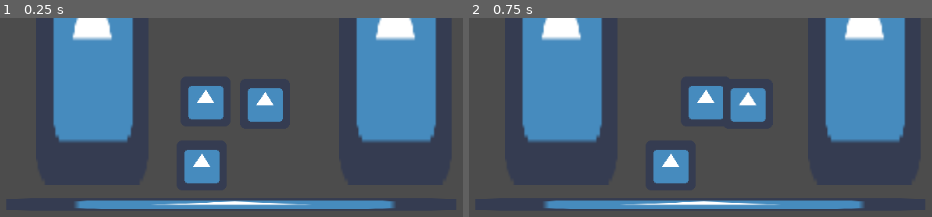
Above: before the commit, frames 1-2 (left to right).
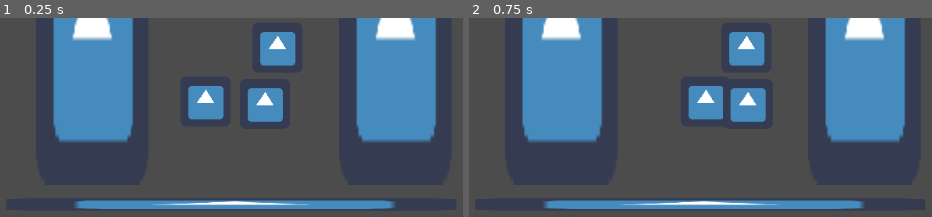
Above: after the commit, the same moments.

Repository: JosueAPF/Godot_movimiento2D
Game: Godot game, scene res://Main.tscn
The game is run twice, just before and just after one commit, with the same random seed, the same clock (stepped at 60 frames per second) and the same inputs. The engine's default icon, where the game draws it, is replaced by a stand-in: a white triangle on a blue panel in a dark square.
Inputs:
- Up to frame 1 (0.25 s): no input
- Up to frame 2 (0.75 s): tap Enter at 0.5 s; hold Right (ui_right) from 0.53 s (still down)

The runs differ from the first frame. In frame 1, 2.6% of the frame differs, in the area x 39-64%, y 7-84%; in frame 2, 2.6%.

Commit message:
Update en general

Diff:
--- a/Main.tscn
+++ b/Main.tscn
@@ -1,7 +1,9 @@
-[gd_scene load_steps=6 format=2]
+[gd_scene load_steps=8 format=2]
 
 [ext_resource path="res://Player.gd" type="Script" id=1]
 [ext_resource path="res://icon.png" type="Texture" id=2]
+[ext_resource path="res://bloque_dinamico.gd" type="Script" id=3]
+[ext_resource path="res://tiempo_bloque.gd" type="Script" id=4]
 
 [sub_resource type="RectangleShape2D" id=1]
 extents = Vector2( 31.5, 31.5 )
@@ -32,21 +34,27 @@
 limit_top = -200000000
 smoothing_enabled = true
 
-[node name="bloque" type="RigidBody2D" parent="."]
-position = Vector2( 200, 127 )
+[node name="bloque_timer" type="RigidBody2D" parent="."]
+position = Vector2( 297, -24 )
 mass = 1.02041
 gravity_scale = 0.0
+script = ExtResource( 4 )
 
-[node name="Sprite" type="Sprite" parent="bloque"]
+[node name="Sprite" type="Sprite" parent="bloque_timer"]
 texture = ExtResource( 2 )
 
-[node name="CollisionShape2D" type="CollisionShape2D" parent="bloque"]
+[node name="CollisionShape2D" type="CollisionShape2D" parent="bloque_timer"]
 position = Vector2( -0.5, 1 )
 shape = SubResource( 2 )
+
+[node name="Timer" type="Timer" parent="bloque_timer"]
+wait_time = 10.0
+one_shot = true
 
 [node name="bloque2" type="RigidBody2D" parent="."]
 position = Vector2( 281, 48 )
 gravity_scale = 0.0
+script = ExtResource( 3 )
 
 [node name="Sprite" type="Sprite" parent="bloque2"]
 texture = ExtResource( 2 )
--- /dev/null
+++ b/bloque_dinamico.gd
@@ -0,0 +1,7 @@
+extends RigidBody2D
+
+const MAX_SPEED = 100
+
+func _integrate_forces(state):
+	if linear_velocity.length() > MAX_SPEED:
+		linear_velocity = linear_velocity.normalized() * MAX_SPEED
--- /dev/null
+++ b/grab_block.gd
@@ -0,0 +1,24 @@
+extends KinematicBody2D
+
+var grabbableBlock = null
+
+func _ready():
+	$Area2D.connect("body_entered", self, "_on_Area2D_body_entered")
+	$Area2D.connect("body_exited", self, "_on_Area2D_body_exited")
+	Input.set_mouse_mode(Input.MOUSE_MODE_CAPTURED) # Capturar el mouse para evitar que se salga
+
+func _process(delta):
+	if Input.is_action_just_pressed("grab_block"):
+		if grabbableBlock:
+			grabbableBlock.grabbed = true
+	elif Input.is_action_just_released("grab_block"):
+		if grabbableBlock:
+			grabbableBlock.grabbed = false
+
+func _on_Area2D_body_entered(body):
+	if body.is_in_group("Grabbable"):
+		grabbableBlock = body
+
+func _on_Area2D_body_exited(body):
+	if body == grabbableBlock:
+		grabbableBlock = null
--- /dev/null
+++ b/interaccion_bloque.gd
@@ -0,0 +1,17 @@
+extends RigidBody2D
+
+var grabbed = false
+
+func _process(delta):
+	if grabbed:
+		var player_position = get_node("/root/Main/Player").global_position
+		global_position = player_position
+
+func _physics_process(delta):
+	if grabbed:
+		# Desactivar la gravedad y el movimiento
+		linear_velocity = Vector2()
+		gravity_scale = 0.0
+	else:
+		# Activar la gravedad y permitir el movimiento
+		gravity_scale = 1.0
--- /dev/null
+++ b/tiempo_bloque.gd
@@ -0,0 +1,36 @@
+extends RigidBody2D
+
+var floating = false
+var ground_detected = false
+
+# Este método es llamado cuando el cuerpo entra en contacto con otro cuerpo
+func _on_RigidBody2D_body_entered(body):
+	if body.is_in_group("Ground"):
+		ground_detected = true
+		floating = false
+		$Timer.stop()
+
+# Este método es llamado cuando el cuerpo sale del contacto con otro cuerpo
+func _on_RigidBody2D_body_exited(body):
+	if body.is_in_group("Ground"):
+		ground_detected = false
+		$Timer.start()
+
+# Este método es llamado cuando el temporizador se agota
+func _on_Timer_timeout():
+	if not ground_detected:
+		self.gravity_scale = 1.0 # Vuelve a activar la gravedad para que el bloque caiga
+
+# Este método se llama cada frame
+func _process(delta):
+	if not ground_detected and !floating:
+		$Timer.start()
+		floating = true
+
+func _ready():
+	# Conectar señales
+	$Timer.connect("timeout", self, "_on_Timer_timeout")
+	connect("body_entered", self, "_on_RigidBody2D_body_entered")
+	connect("body_exited", self, "_on_RigidBody2D_body_exited")
+	# Asegúrate de que la gravedad esté desactivada inicialmente
+	self.gravity_scale = 0.0
